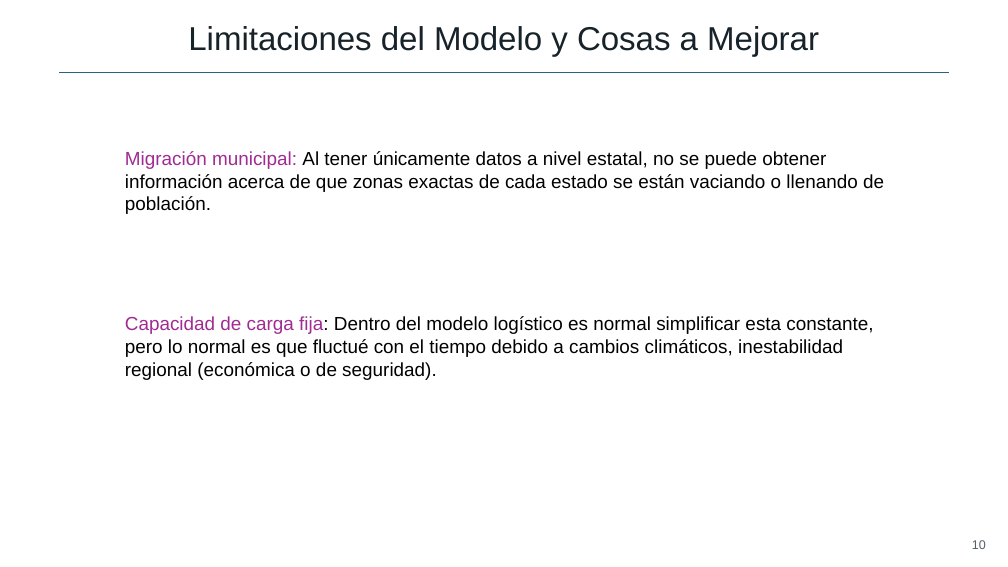
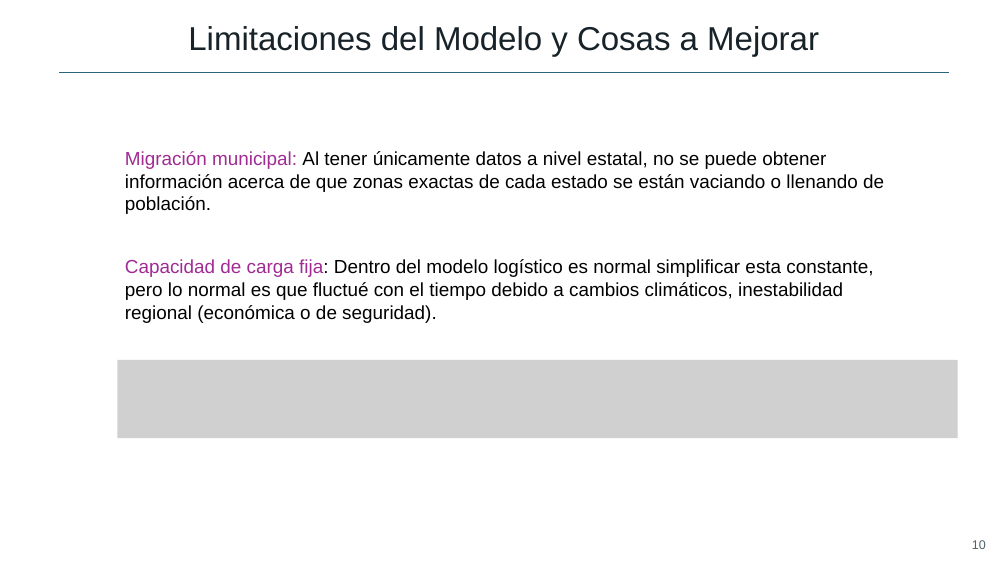
Before and after one commit to saulcanalee-art/Proyecto-Doctorado, a slide deck: slide 10 of docs/PIA_SaulSanchez.pptx. Drawn at 1008x567 pixels with LibreOffice and Linux fonts; fonts in the diff are those of the drawing; grey boxes stand for pictures. Boxes give left, top, right and bottom in pixels: in the first picture for what was removed or moved away, otherwise in the second. Text is boxed around its words. In the diff, an @@ line names an element or a change of style, - is before the commit and + after.

Commit message:
cambios finales

```diff
--- a/docs/PIA_SaulSanchez.pptx
+++ b/docs/PIA_SaulSanchez.pptx
@@ text "Capacidad de carga fija: Dentro ...": place and size @@
-text "Capacidad de carga fija: Dentro ..." at bbox=[125, 316, 873, 380]
+text "Capacidad de carga fija: Dentro ..." at bbox=[125, 259, 873, 323]
@@ picture added at bbox=[117, 360, 957, 439] @@
```
Also in this commit, not shown: 1 other file.
